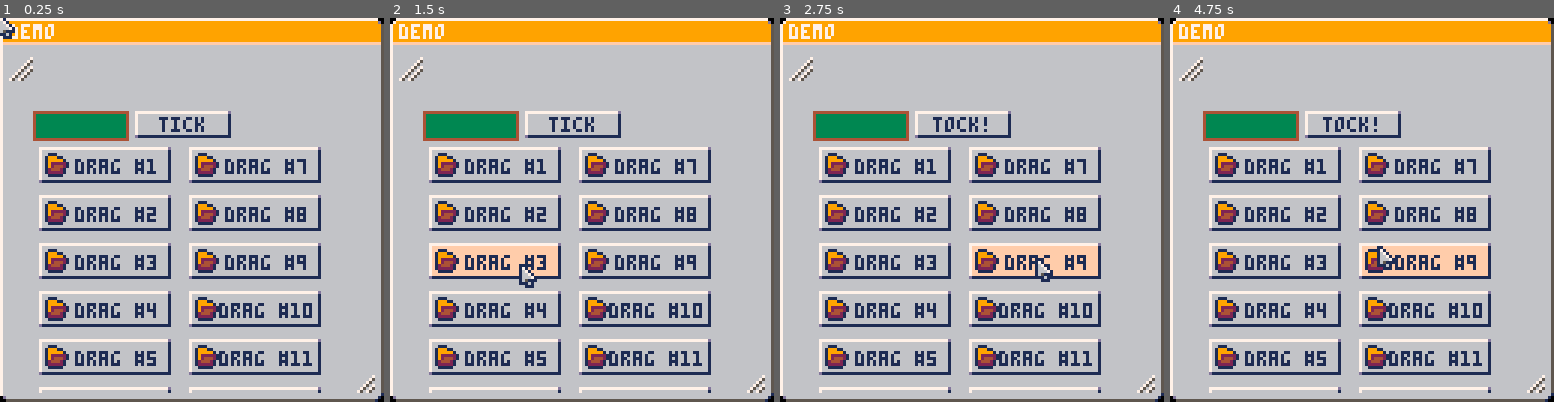
Above: before the commit, frames 1-4 (left to right).
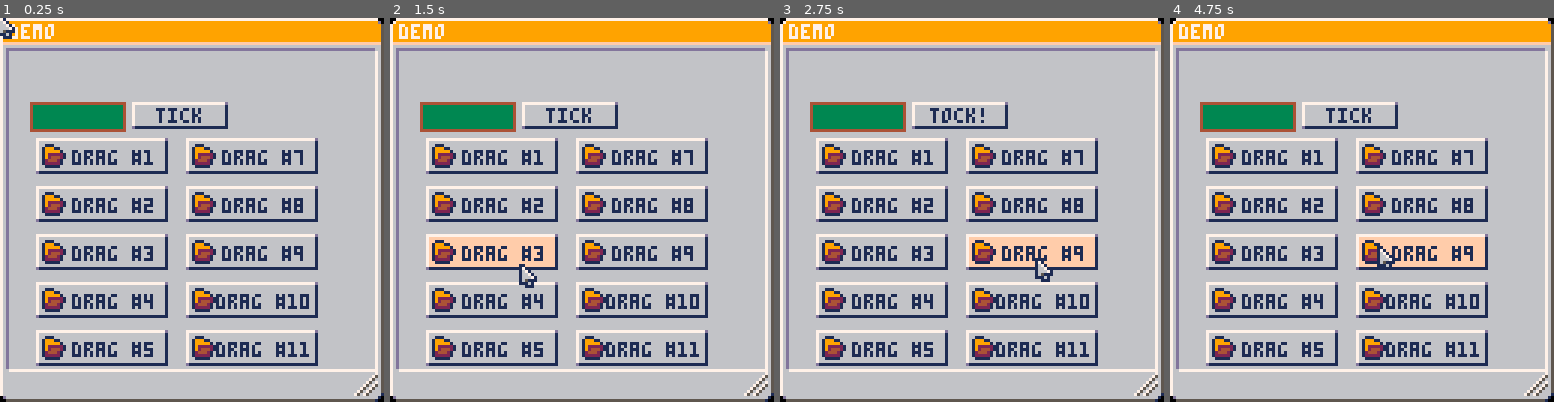
Above: after the commit, the same moments.

Repository: zet23t/pico8snippets
Game: PICO-8 cartridge uitk.p8
The game is run twice, just before and just after one commit, with the same random seed, the same clock (stepped at 60 frames per second) and the same inputs.
Inputs (mouse positions are in pixels of both pictures, inside the frame that each line leads up to):
- Up to frame 1 (0.25 s): no input
- Up to frame 2 (1.5 s): tap O (Z key) at 0.33, 0.7, 1.43 s; click (459, 121) at 0.67 s; tap X (X key) at 1.07 s; click (520, 267) at 1.22 s
- Up to frame 3 (2.75 s): click (975, 114) at 1.77 s; hold Left 1.97-2.37 s; tap X (X key) at 2.07, 2.4, 2.73 s; tap O (Z key) at 2.22 s; click (1037, 259) at 2.32 s; hold Down from 2.42 s (still down)
- Up to frame 4 (4.75 s): release Down at 2.82 s; click (1492, 106) at 2.87 s; hold Right 2.87-3.53 s; tap X (X key) every 0.33 s from 3.07 to 4.73 s; tap O (Z key) at 3.1, 3.98 s; click (1254, 256) at 3.42 s; hold Up 3.58-4.08 s; click (1315, 102) at 3.97 s; hold Right 4.13-4.53 s; click (1381, 248) at 4.52 s; hold Down from 4.58 s (still down)

The runs differ from the first frame. In frame 1, 28% of the frame differs, in the area x 1-99%, y 7-99%; in frame 2, 29%; in frame 3, 29%; in frame 4, 29%.

Commit message:
Fixing clipping and callback flow to handle UI drawing

Diff:
--- a/scripts/math.lua
+++ b/scripts/math.lua
@@ -1,3 +1,10 @@
+function rect_contains(x1,y1,x2,y2,px,py,...)
+	local is_inside = px >= x1 and py >= y1 and px < x2 and py < y2
+	if ... then
+		return is_inside, rect_contains(x1,y1,x2,y2,...)
+	end
+	return is_inside
+end
 function clamp(min,max,v,...)
 	v = (v > max and max) or (v < min and min) or v
 	if ... then
--- a/scripts/uitk.lua
+++ b/scripts/uitk.lua
@@ -24,6 +24,8 @@
 
 function ui_tk_draw(root)
 	local x,y = ui_tk_get_mouse()
+	root:recursive_trigger("layout_update_size")
+	root:recursive_trigger("layout_update")
 	root:draw()
 	clip()
 	spr(cursor.id,x+cursor.offset_x,y+cursor.offset_y)
@@ -84,6 +86,15 @@
 function ui_rect:update_flags(mx, my, hits)
 	mx, my = mx - self.x, my - self.y
 	local mouse_over = hits[self] and mx < self.w and my < self.h and mx >= 0 and my >= 0
+	if mouse_over and #clip_stack > 0 then
+		local wmx,wmy = ui_tk_get_mouse()
+		local x1,y1 = self:to_world(0, 0)
+		local x2,y2 = self.w + x1, self.h + y1
+		local cx,cy,cw,ch = unpack(clip_stack[#clip_stack])
+		x1,x2 = clamp(cx, cx + cw, x1, x2)
+		y1,y2 = clamp(cy, cy + ch, y1, y2)
+		mouse_over = rect_contains(x1,y1,x2,y2,wmx,wmy)
+	end
 	local flags = self.flags
 	flags.was_mouse_over = flags.is_mouse_over
 	flags.is_mouse_over = mouse_over
@@ -102,7 +113,9 @@
 			flags.was_triggered = true
 		end
 	end
+	trigger(self.components, "pre_draw", self)
 	trigger(self.children, "update_flags", mx, my, hits)
+	trigger(self.components, "post_draw")
 end
 
 local function flag_trigger(self, flag_name, mx, my)
@@ -143,6 +156,7 @@
 end
 
 function ui_rect:draw()
+    trigger(self.components, "pre_draw", self)
     trigger(self.components, "draw", self)
 	trigger(self.children, "draw")
     trigger(self.components, "post_draw", self)
@@ -261,9 +275,9 @@
 
 clip_component = class()
 function clip_component_new(t,r,b,l)
-	return clip_component.new {t=t or 0,r=r or 0,b=b or 0,l=b or 0}
-end
-function clip_component:draw(ui_rect)
+	return clip_component.new {t=t or 0,r=r or 0,b=b or 0,l=l or 0}
+end
+function clip_component:pre_draw(ui_rect)
 	local x,y = ui_rect:to_world(self.l, self.t)
 	-- printc(x,y,ui_rect.w,ui_rect.h,#clip_stack)
 	clip_push(x, y,
@@ -272,6 +286,17 @@
 end
 function clip_component:post_draw()
 	clip_pop()
+end
+
+parent_size_matcher_component = class()
+function parent_size_matcher_component_new(t,r,b,l)
+	return parent_size_matcher_component.new {t=t or 0,r=r or 0,b=b or 0,l=l or 0}
+end
+function parent_size_matcher_component:layout_update(ui_rect)
+	ui_rect.x = self.l
+	ui_rect.y = self.t
+	ui_rect.w = ui_rect.parent.w - self.r - ui_rect.x
+	ui_rect.h = ui_rect.parent.h - self.b - ui_rect.y
 end
 
 clip_stack = {}
@@ -287,8 +312,10 @@
 end
 
 function clip_pop()
+	deli(clip_stack,#clip_stack)
 	if #clip_stack == 0 then
 		return clip()
 	end
-	clip(unpack(deli(clip_stack,#clip_stack)))
-end
+	-- printc(unpack(clip_stack[#clip_stack]))
+	clip(unpack(clip_stack[#clip_stack]))
+end
--- a/scripts/util.lua
+++ b/scripts/util.lua
@@ -1,3 +1,18 @@
+local late_commands = {}
+function late_command(f,...)
+	add(late_commands,{f=f,...})
+end
+function exec_late_commands()
+	for i=1,#late_commands do
+		local cmd = late_commands[i]
+		cmd.f(unpack(cmd))
+	end
+	late_commands = {}
+end
+
+function debug_rect(x1,y1,x2,y2,c)
+	late_command(rect,x1,y1,x2,y2,c)
+end
 
 function concat(m, s,...)
 	s = tostr(s)
--- a/uitk.p8
+++ b/uitk.p8
@@ -44,33 +44,32 @@
 		ui_rect.y = ui_rect.parent.h - ui_rect.h - 2
 	end
 	function resizer_icon:is_pressed_down(ui_rect, mx, my)
-		ui_rect.parent.w = mx - self.mx + ui_rect.parent.w
-		ui_rect.parent.h = my - self.my + ui_rect.parent.h
+		ui_rect.parent.w = clamp(30,128,mx - self.mx + ui_rect.parent.w)
+		ui_rect.parent.h = clamp(30,128,my - self.my + ui_rect.parent.h)
+		ui_tk_set_cursor(cursor_resize)
 		self:layout_update(ui_rect)
 	end
 	function resizer_icon:was_pressed_down(ui_rect, mx, my)
 		self.mx, self.my = mx,my
 	end
-
-	local t = ui_root:add_component(text_component_new("demo",7,1,2,2,3,0,0))
-	function t:update()
-		-- self.align_v = sin(time() * .25) * .5 + .5
-		-- self.align_h = cos(time() * .25) * .5 + .5
+	function resizer_icon:was_released()
+		ui_tk_set_cursor(cursor_normal)
 	end
 
-	local window_content = ui_rect_new(3,13,100,10,ui_root)
-	window_content:add_component(sprite_component_new(23))
-	window_content:add_component {
-		layout_update = function(self, ui_rect)
-			ui_rect.w = ui_rect.parent.w - 3 - ui_rect.x
-			ui_rect.h = ui_rect.parent.h - 3 - ui_rect.y
-		end
-	}
-	window_content:add_component(clip_component_new())
+	ui_root:add_component(text_component_new("demo",7,1,2,2,3,0,0))
+
+	local window_content = ui_rect_new(2,10,100,10,ui_root)
+	-- window_content:add_component(sprite_component_new(23))
+	window_content:add_component(sprite9_component_new(72,0,8,8,3,3,3,3))
+	window_content:add_component(parent_size_matcher_component_new(10,2,10,2))
+
+	local window_content_clipper = ui_rect_new(0,0,0,0,window_content)
+	window_content_clipper:add_component(clip_component_new(1,1,1,1))
+	window_content_clipper:add_component(parent_size_matcher_component_new())
 	-- if true then return end
 
 	-- a colored rectangle that reacts on mouse enter / exit
-	local btn = ui_rect_new(8,18,32,10,window_content)
+	local btn = ui_rect_new(8,18,32,10,window_content_clipper)
 	local fill = rectfill_component_new(3,4)
 	function fill:mouse_enter()
 		self.fill = 4
@@ -81,7 +80,7 @@
 	btn:add_component(fill)
 
 	-- a button tht looks like a classic button
-	local btn = ui_rect_new(42,18,32,9,window_content)
+	local btn = ui_rect_new(42,18,32,9,window_content_clipper)
 	-- a scale 9 for the background
 
 	btn:add_component(proxy_instance(button_skin))
@@ -97,7 +96,7 @@
 	local n = 1
 	for x=10,80,50 do
 		for y=30,110,16 do
-			local btn = ui_rect_new(x,y,44,12,window_content)
+			local btn = ui_rect_new(x,y,44,12,window_content_clipper)
 			btn:add_component(proxy_instance(button_skin))
 			btn:add_component(drag_component_new())
 			btn:add_component(text_component_new("drag #"..n,1,0,0,0,8))
@@ -118,18 +117,19 @@
 function _draw()
 	cls()
 	ui_tk_draw(ui_root)
+	exec_late_commands()
 end
 
 
 __gfx__
-00000000110000007777777d1111111d7777777d0111000011111111111001110077770000000000000000000000000000000000000000000000000000000000
-0000000017100000766666611ffffff77ffffff1199911001c6666c118811881079999d000000000000000000000000000000000000000000000000000000000
-0070070016710000766666611ffffff77ffffff1199999101c6666c1018888107999999500000000000000000000000000000000000000000000000000000000
-0007700016671000766666611ffffff77ffffff1192222211cccccc1001881007999999500000000000000000000000000000000000000000000000000000000
-0007700016667100766666611ffffff77ffffff1192444211c7777c1018888107999999500000000000000000000000000000000000000000000000000000000
-0070070016511100766666611ffffff77ffffff1124442101c7777c1188118817999999500000000000000000000000000000000000000000000000000000000
-0000000011161000766666611ffffff77ffffff1122222101ccccc10111001117999999500000000000000000000000000000000000000000000000000000000
-0000000000111000d1111111d7777777d11111110111110011111100000000007999999500000000000000000000000000000000000000000000000000000000
+00000000110000007777777d1111111d7777777d01110000111111111110011100777700ddddddd6000000000000000000000000000000000000000000000000
+0000000017100000766666611ffffff77ffffff1199911001c6666c118811881079999d0d6666667000000000000000000000000000000000000000000000000
+0070070016710000766666611ffffff77ffffff1199999101c6666c10188881079999995d6666667000000000000000000000000000000000000000000000000
+0007700016671000766666611ffffff77ffffff1192222211cccccc10018810079999995d6666667000000000000000000000000000000000000000000000000
+0007700016667100766666611ffffff77ffffff1192444211c7777c10188881079999995d6666667000000000000000000000000000000000000000000000000
+0070070016511100766666611ffffff77ffffff1124442101c7777c11881188179999995d6666667000000000000000000000000000000000000000000000000
+0000000011161000766666611ffffff77ffffff1122222101ccccc101110011179999995d6666667000000000000000000000000000000000000000000000000
+0000000000111000d1111111d7777777d11111110111110011111100000000007999999567777777000000000000000000000000000000000000000000000000
 00000000111111000000000000000000000000000000000000000000000000077ffffff500000000000000000000000000000000000000000000000000000000
 00000000177771000000000000000000000000000000000000000000000000757666666500000000000000000000000000000000000000000000000000000000
 00000000176610110000000000000000000000000000000000000000000007507666666500000000000000000000000000000000000000000000000000000000
